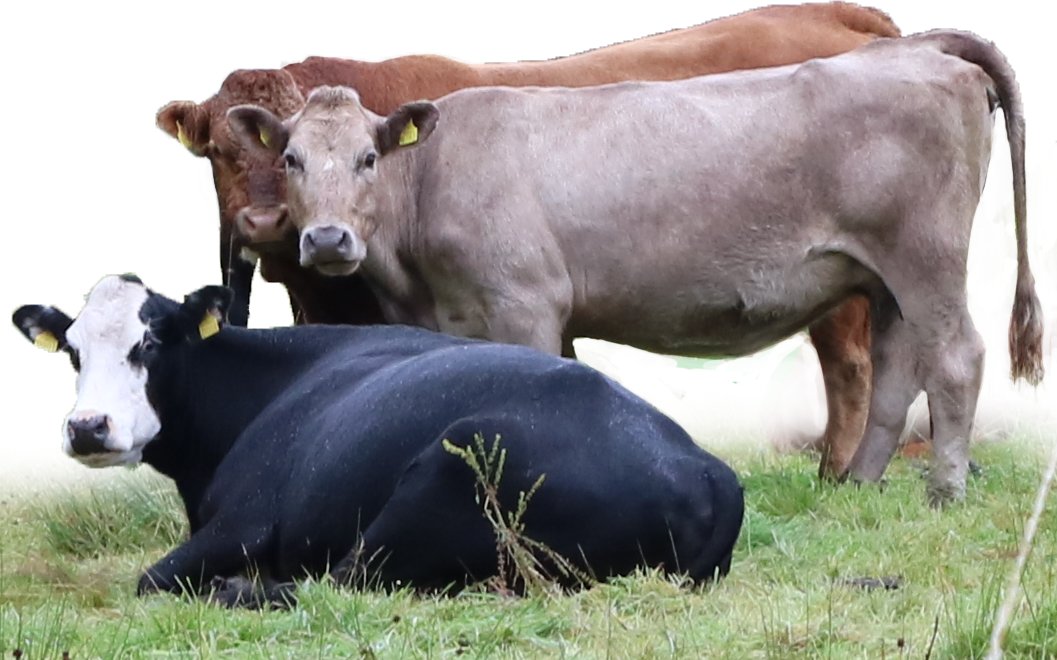
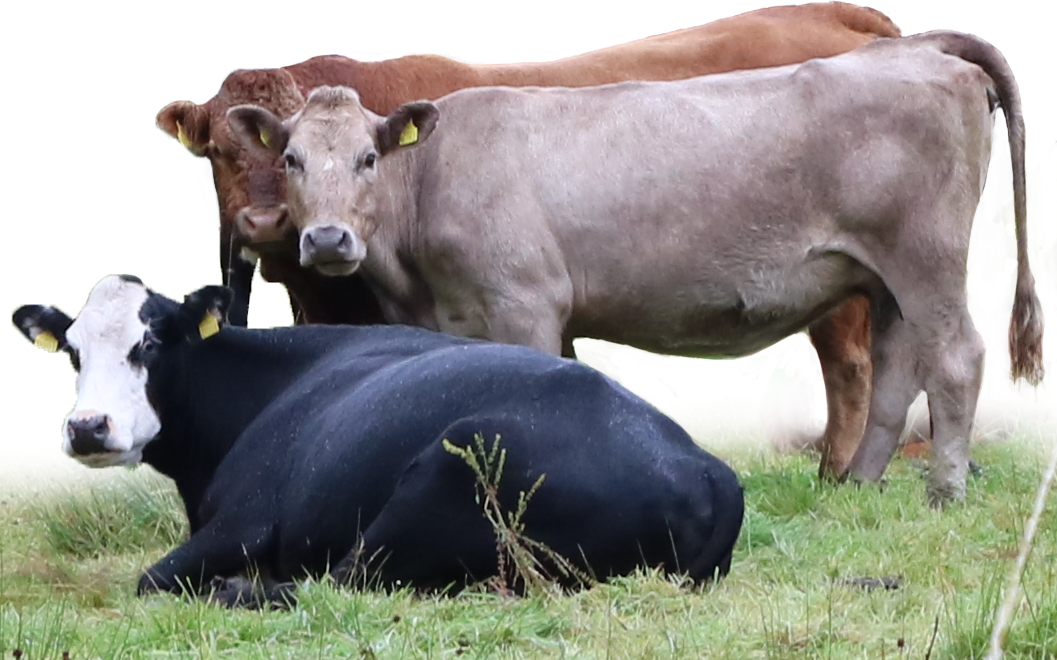
Layers edited between the first and the second 1057×660 image:
painted on "Layer 0" over [83,0,1057,437]
